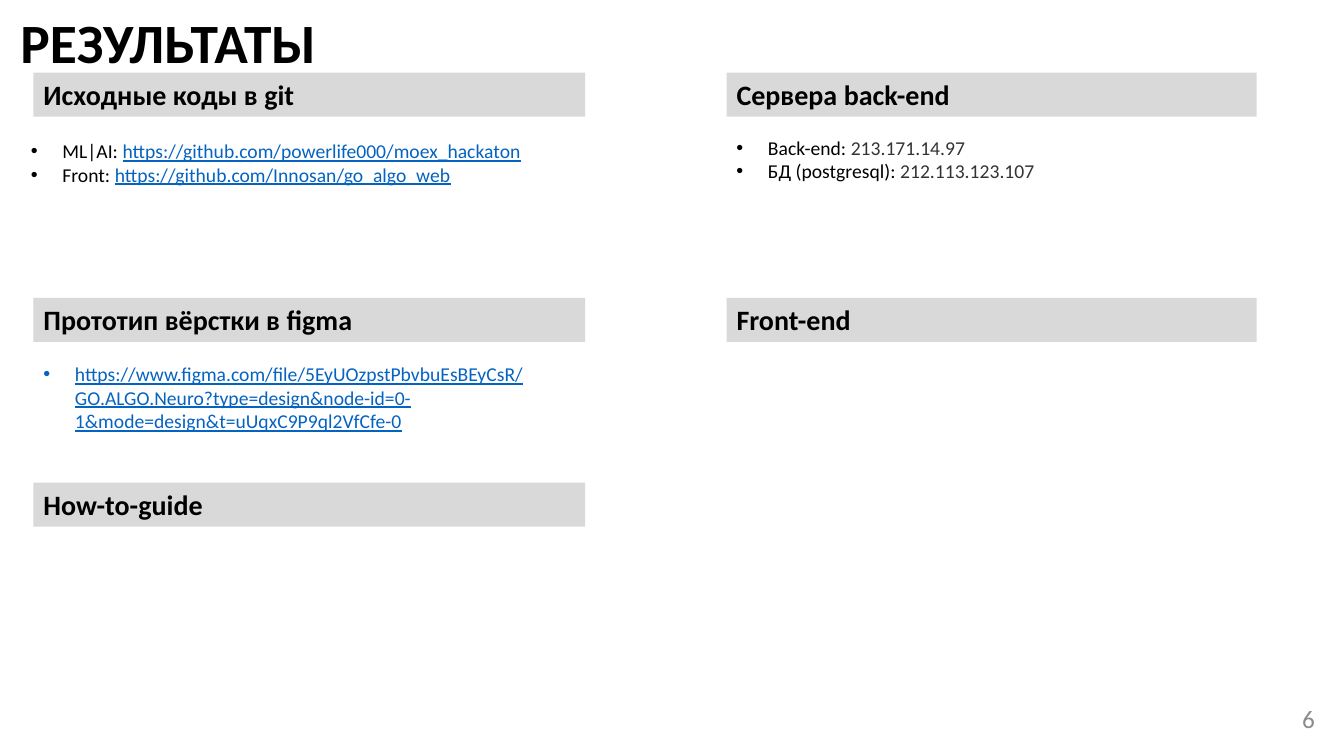
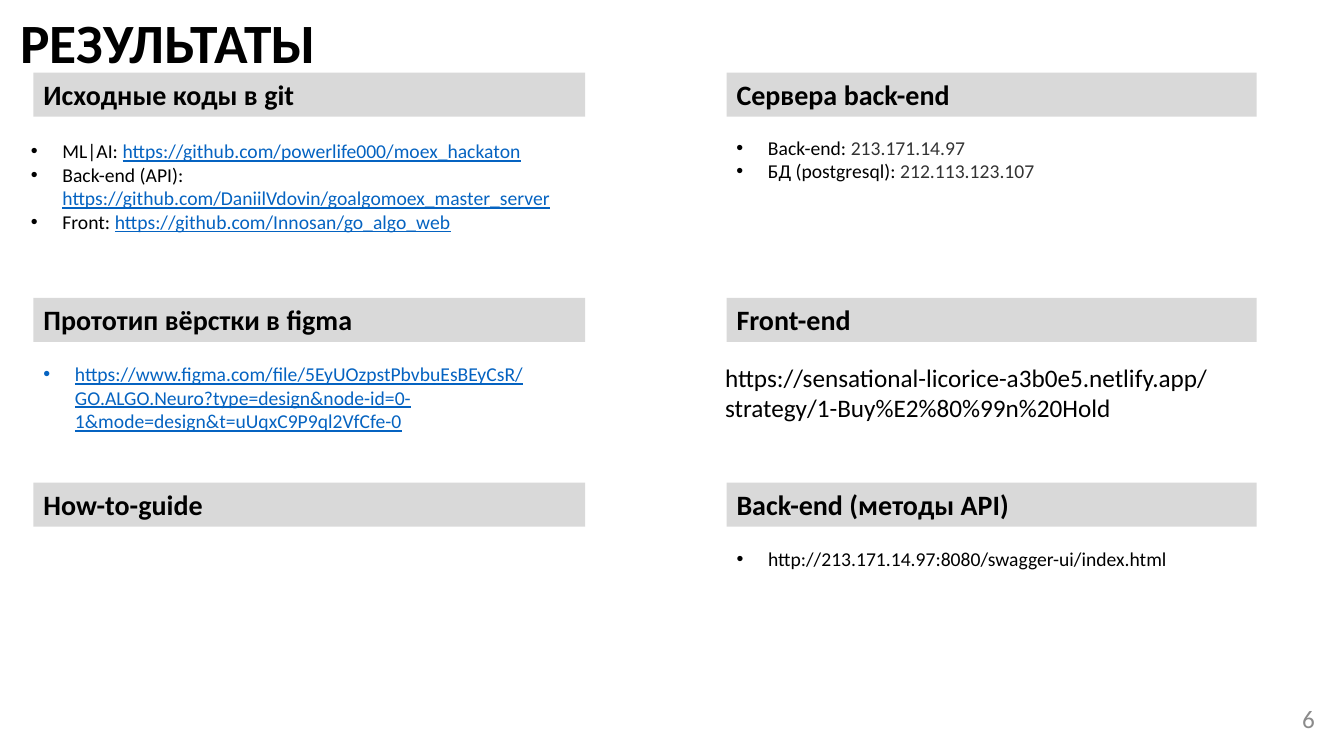
Before and after one commit to suenot/powerlife000-moex_hackaton, a slide deck: slide 6 of info/NullPointerExeption v1.pptx. Drawn at 1344x756 pixels with LibreOffice and Linux fonts; fonts in the diff are those of the drawing. Boxes give left, top, right and bottom in pixels: in the first picture for what was removed or moved away, otherwise in the second. Text is boxed around its words. In the diff, an @@ line names an element or a change of style, - is before the commit and + after.

```diff
--- a/info/NullPointerExeption v1.pptx
+++ b/info/NullPointerExeption v1.pptx
@@ text at bbox=[62, 168, 549, 209]: paragraph added @@
+• Back-end (API): https://github.com/DaniilVdovin/goalgomoex_master_server
@@ text added at bbox=[725, 369, 1207, 422], 18 pt, text #000000 @@
+https://sensational-licorice-a3b0e5.netlify.app/strategy/1-Buy%E2%80%99n%20Hold
@@ rectangle added at bbox=[727, 483, 1257, 527], fill #D9D9D9, 20 pt, text #000000, bold @@
+Back-end (методы API)
@@ text added at bbox=[768, 552, 1166, 570], 14 pt, text #000000 @@
+• http://213.171.14.97:8080/swagger-ui/index.html
```
Also in this commit, not shown: 5 other files.
